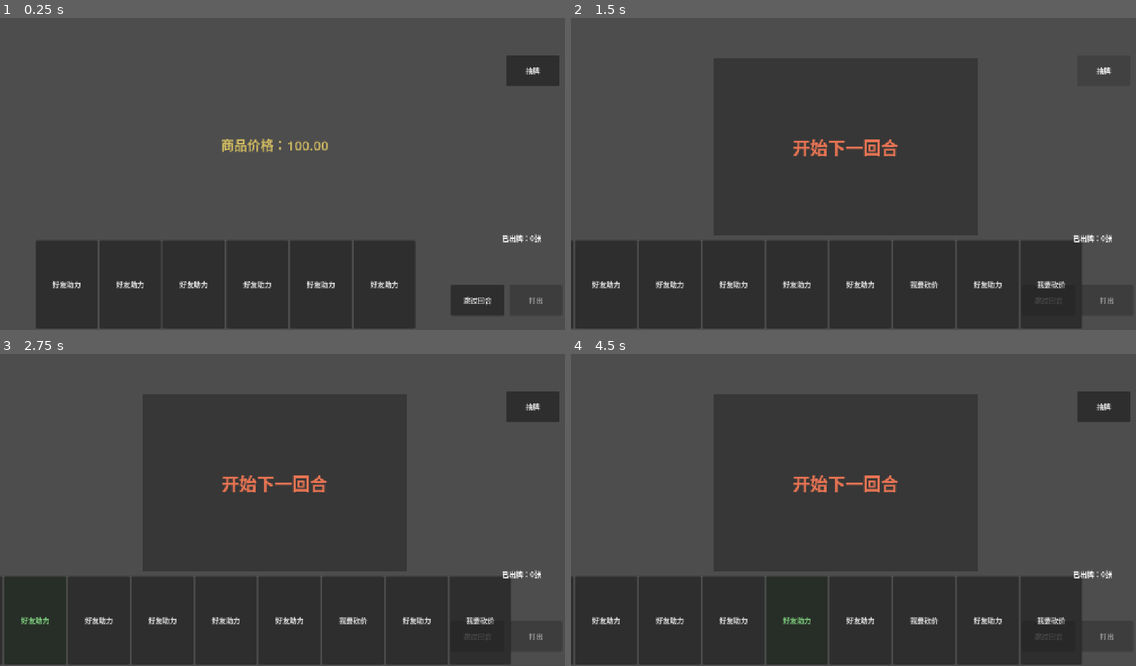
Above: before the commit, frames 1-4 (two rows, left to right).
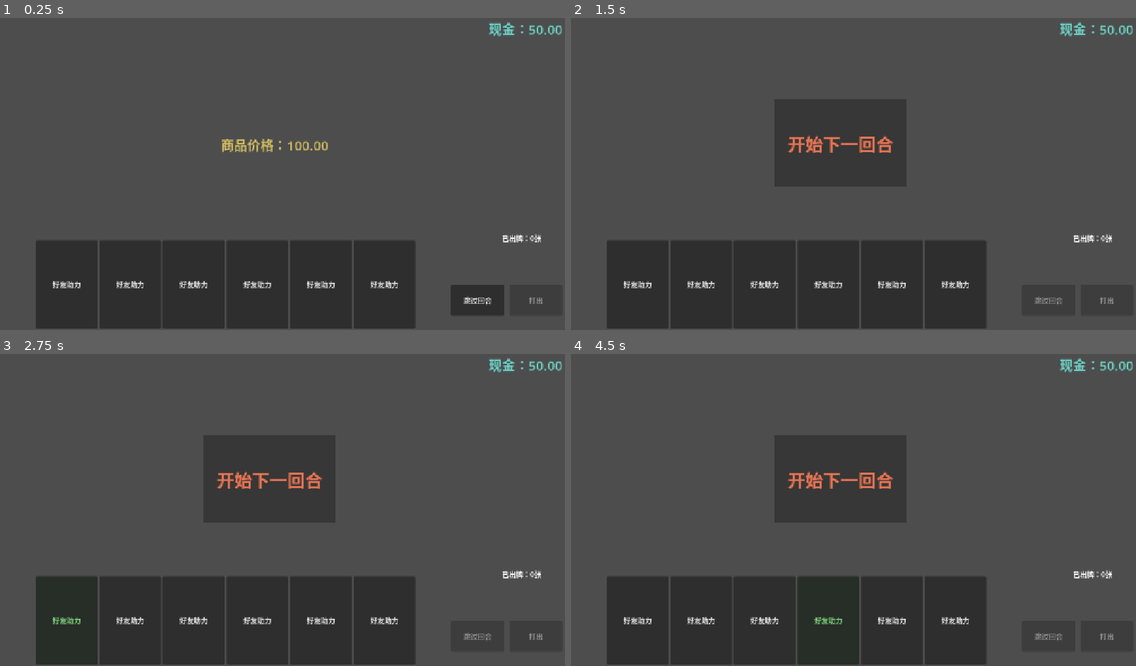
Above: after the commit, the same moments.

Repository: Psi-Dean/ProjectCutOff
Game: Godot game, scene res://scenes/main.tscn
Same seed, same stepped clock (60 frames per second), same inputs: the game is played once before the commit and once after it.
Inputs (mouse positions are in pixels of both pictures, inside the frame that each line leads up to):
- Up to frame 1 (0.25 s): no input
- Up to frame 2 (1.5 s): click "跳过回合" at 0.5 s; click (1102, 71) at 1.25 s, where only the run before the commit has a clickable "抽牌"
- Up to frame 3 (2.75 s): click "好友助力" at 2 s
- Up to frame 4 (4.5 s): click "好友助力" at 2.75 s; click "好友助力" at 3.5 s; click "好友助力" at 4.25 s

The runs differ from the first frame. In frame 1, 1.1% of the frame differs, in the area x 86-100%, y 1-22%; in frame 2, 8.0%; in frame 3, 8.9%; in frame 4, 9.0%, in the area x 0-100%, y 1-100%.

Commit message:
# 增加付款按钮

Diff:
--- a/scenes/main.tscn
+++ b/scenes/main.tscn
@@ -42,6 +42,25 @@
 horizontal_alignment = 1
 vertical_alignment = 1
 
+[node name="PlayerMoney" type="Label" parent="UI" unique_id=1228296304]
+layout_mode = 1
+anchors_preset = 8
+anchor_left = 0.5
+anchor_top = 0.5
+anchor_right = 0.5
+anchor_bottom = 0.5
+offset_left = 1115.0
+offset_top = 12.0
+offset_right = 1265.0
+offset_bottom = 62.0
+grow_horizontal = 2
+grow_vertical = 2
+theme_override_colors/font_color = Color(0.41785318, 0.814361, 0.76842237, 1)
+theme_override_font_sizes/font_size = 30
+text = "现金：100"
+horizontal_alignment = 1
+vertical_alignment = 1
+
 [node name="PlayCardButton" type="Button" parent="UI" unique_id=1265336827]
 layout_mode = 0
 offset_left = 1154.0
@@ -59,6 +78,7 @@
 text = "跳过回合"
 
 [node name="DrawCardButton" type="Button" parent="UI" unique_id=348189936]
+visible = false
 layout_mode = 0
 offset_left = 1147.0
 offset_top = 97.0
@@ -99,11 +119,12 @@
 offset_bottom = 570.0
 
 [node name="NextRoundButton" type="Button" parent="UI" unique_id=1840491543]
+visible = false
 layout_mode = 0
-offset_left = 322.0
-offset_top = 105.0
-offset_right = 922.0
-offset_bottom = 505.0
+offset_left = 461.0
+offset_top = 197.0
+offset_right = 761.0
+offset_bottom = 397.0
 theme_override_colors/font_color = Color(0.9112696, 0.45525503, 0.3234515, 1)
 theme_override_colors/font_pressed_color = Color(0.9112696, 0.45525503, 0.3234515, 1)
 theme_override_colors/font_hover_color = Color(0.9112696, 0.45525503, 0.3234515, 1)
@@ -114,6 +135,40 @@
 text = "开始下一回合"
 autowrap_mode = 3
 
+[node name="PayPanel" type="Panel" parent="UI" unique_id=1765115223]
+layout_mode = 0
+offset_left = 865.0
+offset_top = 115.0
+offset_right = 1265.0
+offset_bottom = 272.0
+
+[node name="PayText" type="Label" parent="UI/PayPanel" unique_id=1942369347]
+layout_mode = 0
+offset_left = 16.0
+offset_top = 19.0
+offset_right = 386.0
+offset_bottom = 96.0
+text = "已达到商品可支付金额，是否购买？"
+horizontal_alignment = 1
+vertical_alignment = 1
+autowrap_mode = 3
+
+[node name="PayConfirm" type="Button" parent="UI/PayPanel" unique_id=1072457346]
+layout_mode = 0
+offset_left = 65.0
+offset_top = 108.0
+offset_right = 155.0
+offset_bottom = 148.0
+text = "是"
+
+[node name="PayDeny" type="Button" parent="UI/PayPanel" unique_id=884944724]
+layout_mode = 0
+offset_left = 243.0
+offset_top = 108.0
+offset_right = 333.0
+offset_bottom = 148.0
+text = "否"
+
 [node name="GameManager" type="Node" parent="." unique_id=407209934]
 script = ExtResource("1_o5qli")
 
@@ -121,3 +176,5 @@
 [connection signal="pressed" from="UI/SkipButton" to="GameManager" method="_on_skip_button_pressed"]
 [connection signal="pressed" from="UI/DrawCardButton" to="GameManager" method="_on_draw_card_button_pressed"]
 [connection signal="pressed" from="UI/NextRoundButton" to="GameManager" method="_on_next_round_pressed"]
+[connection signal="pressed" from="UI/PayPanel/PayConfirm" to="GameManager" method="_on_pay_confirm_pressed"]
+[connection signal="pressed" from="UI/PayPanel/PayDeny" to="GameManager" method="_on_pay_deny_pressed"]
--- a/scripts/cards_data.gd
+++ b/scripts/cards_data.gd
@@ -1,8 +1,8 @@
 extends Node
 
 const BASIC_CARDS = [
-	{"name": "我要砍价", "descrption": "随机减少商品价格5分~5元", "min_cut_value": 0.05, "max_cut_value": 5.00},
-	{"name": "好友助力", "descrption": "随机减少商品价格5元~20元", "min_cut_value": 1.00, "max_cut_value": 20.00},
-	{"name": "我要砍价", "descrption": "随机减少商品价格2分~12元", "min_cut_value": 0.02, "max_cut_value": 8.00},
-	{"name": "我要砍价", "descrption": "随机减少商品价格1分~15元", "min_cut_value": 0.10, "max_cut_value": 9.00}
+	{"name": "我要砍价", "description": "随机减少商品价格5分~5元", "min_cut_value": 0.05, "max_cut_value": 5.00},
+	{"name": "好友助力", "description": "随机减少商品价格5元~20元", "min_cut_value": 1.00, "max_cut_value": 20.00},
+	{"name": "我要砍价", "description": "随机减少商品价格2分~12元", "min_cut_value": 0.02, "max_cut_value": 8.00},
+	{"name": "我要砍价", "description": "随机减少商品价格1分~15元", "min_cut_value": 0.10, "max_cut_value": 9.00}
 ]
--- a/scripts/game_manager.gd
+++ b/scripts/game_manager.gd
@@ -7,10 +7,13 @@
 @onready var play_times: Label = $"../UI/PlayTimes"
 @onready var next_round_button: Button = $"../UI/NextRoundButton"
 @onready var skip_button: Button = $"../UI/SkipButton"
-
-
-var CardsData = preload("res://scripts/cards_data.gd")
+@onready var player_money: Label = $"../UI/PlayerMoney"
+@onready var pay_panel: Panel = $"../UI/PayPanel"
+
+
+const CardsData = preload("res://scripts/cards_data.gd")
 var current_price:float = 100.00
+var current_money:float = 50.00
 var is_gameover:bool = false
 var card_buttons:Array = []
 
@@ -25,6 +28,7 @@
 var move_limit:int = 3
 var move_count:int = 0
 var is_end_turn:bool = false
+var is_payable:bool = false
 
 func _ready() -> void:
 	setup_cards()
@@ -38,6 +42,7 @@
 	if(!play_card()):
 		return
 	check_game_result()
+	check_player_money()
 	check_end_turn()
 	#start_next_round()
 	update_cards_display()
@@ -53,6 +58,7 @@
 		"商品价格：",
 		"%.2f" % current_price
 	]
+	player_money.text = "%s%.2f" % ["现金：", current_money]
 
 func update_play_times():
 	play_times.text = \
@@ -98,6 +104,10 @@
 		skip_button.disabled = false
 	else:
 		skip_button.disabled = true
+	if(is_payable):
+		pay_panel.visible = true
+	else:
+		pay_panel.visible = false
 
 func play_card():
 	if (is_gameover):
@@ -169,9 +179,6 @@
 			"%.2f" % final_cut_value
 		]
 
-func update_value_display():
-	random_cut_value.visible = false
-
 func check_end_turn():
 	if (move_count >= move_limit):
 		is_end_turn = true
@@ -205,6 +212,13 @@
 		var random_cards = randi_range(0, basic_cards_deck.size() - 1)
 		player_cards.append(basic_cards_deck[random_cards])
 
+func check_player_money():
+	# 判断是否游戏结束、回合结束、现金是否满足
+	if (!is_gameover and !is_end_turn):
+		if(current_price > current_money):
+			is_payable = false
+		else:
+			is_payable = true
 
 func _on_next_round_pressed() -> void:
 	start_next_round()
@@ -218,3 +232,15 @@
 	if(!is_gameover and !is_end_turn):
 		is_end_turn = true
 		update_play_state()
+
+
+
+func _on_pay_confirm_pressed() -> void:
+	current_money -= current_price
+	update_cards_display()
+	update_play_state()
+	update_play_times()
+	update_price_display()
+
+func _on_pay_deny_pressed() -> void:
+	pay_panel.visible = false
